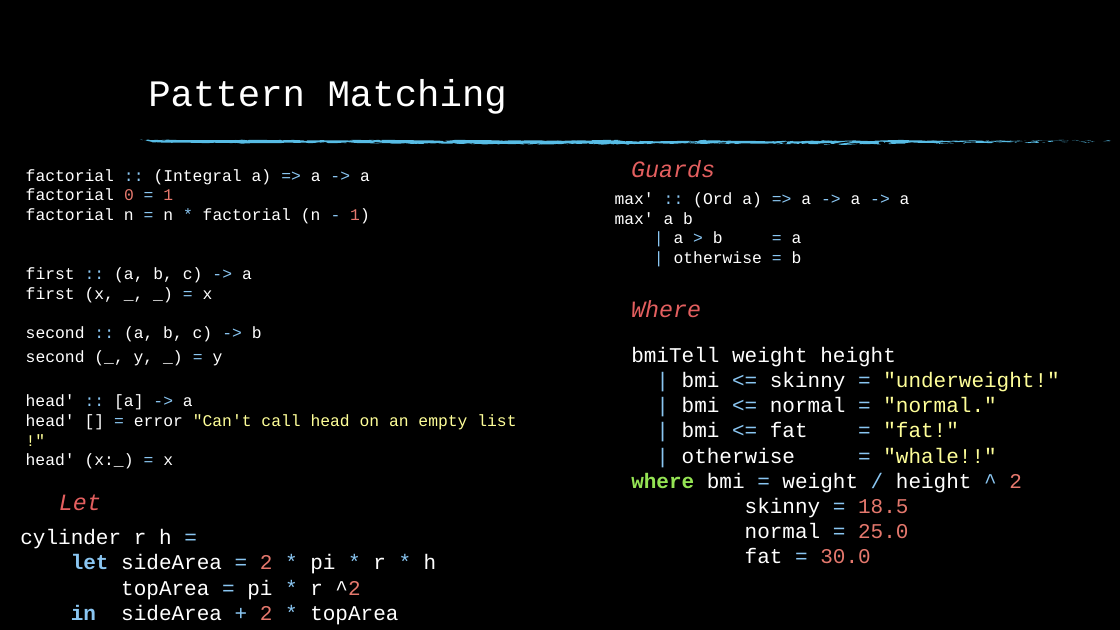
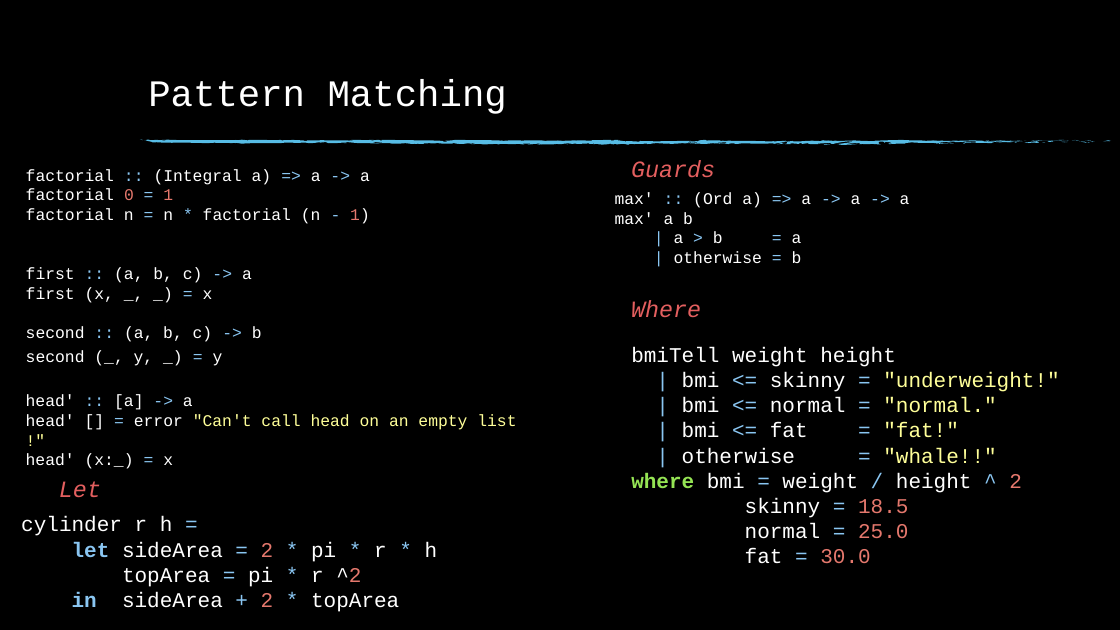
Before and after one commit to anuragjaiswal/haskell-ppt, a slide deck: slide 27 of Haskell.pptx (slide 20 before the commit). Drawn at 1120x630 pixels with LibreOffice and Linux fonts; fonts in the diff are those of the drawing; background and template pictures are left out. Boxes give left, top, right and bottom in pixels: in the first picture for what was removed or moved away, otherwise in the second. Text is boxed around its words. In the diff, an @@ line names an element or a change of style, - is before the commit and + after.

```diff
--- a/Haskell.pptx
+++ b/Haskell.pptx
@@ text "Let": place and size @@
-text "Let" at bbox=[59, 494, 101, 511]
+text "Let" at bbox=[59, 481, 101, 498]
@@ text "cylinder r h =": place and size @@
-text "cylinder r h =" at bbox=[20, 529, 437, 625]
+text "cylinder r h =" at bbox=[21, 516, 438, 612]
```
Also in this commit, not shown: 7 other slides changed, 11 slides added, 2 slides removed.
